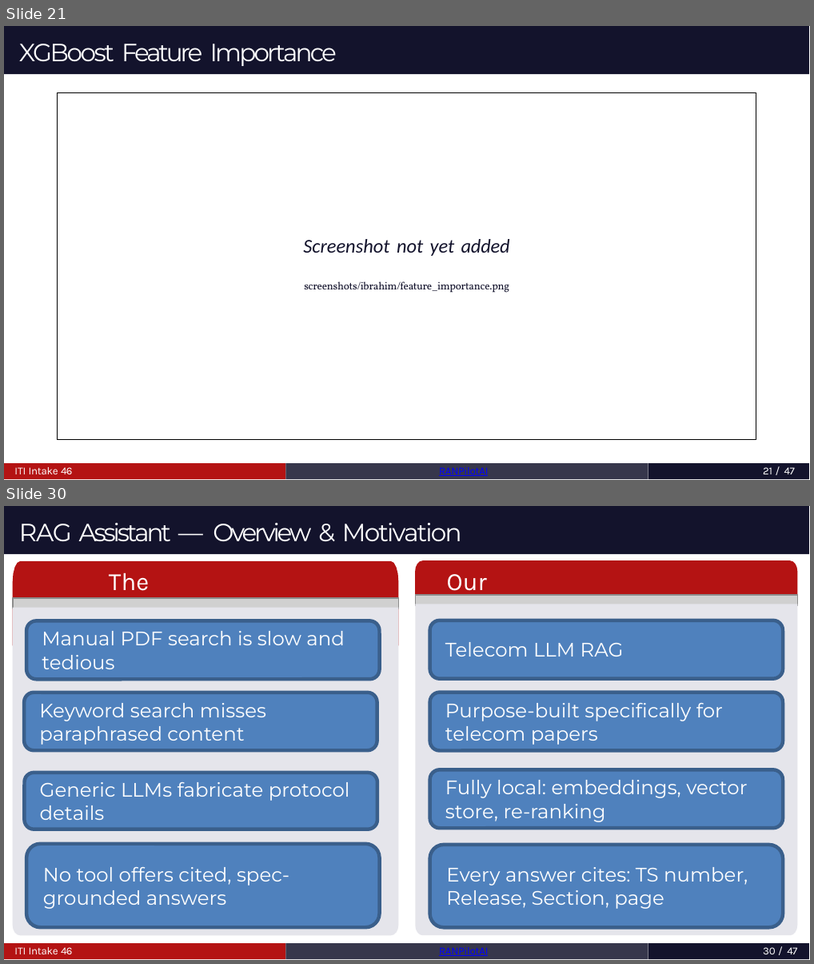
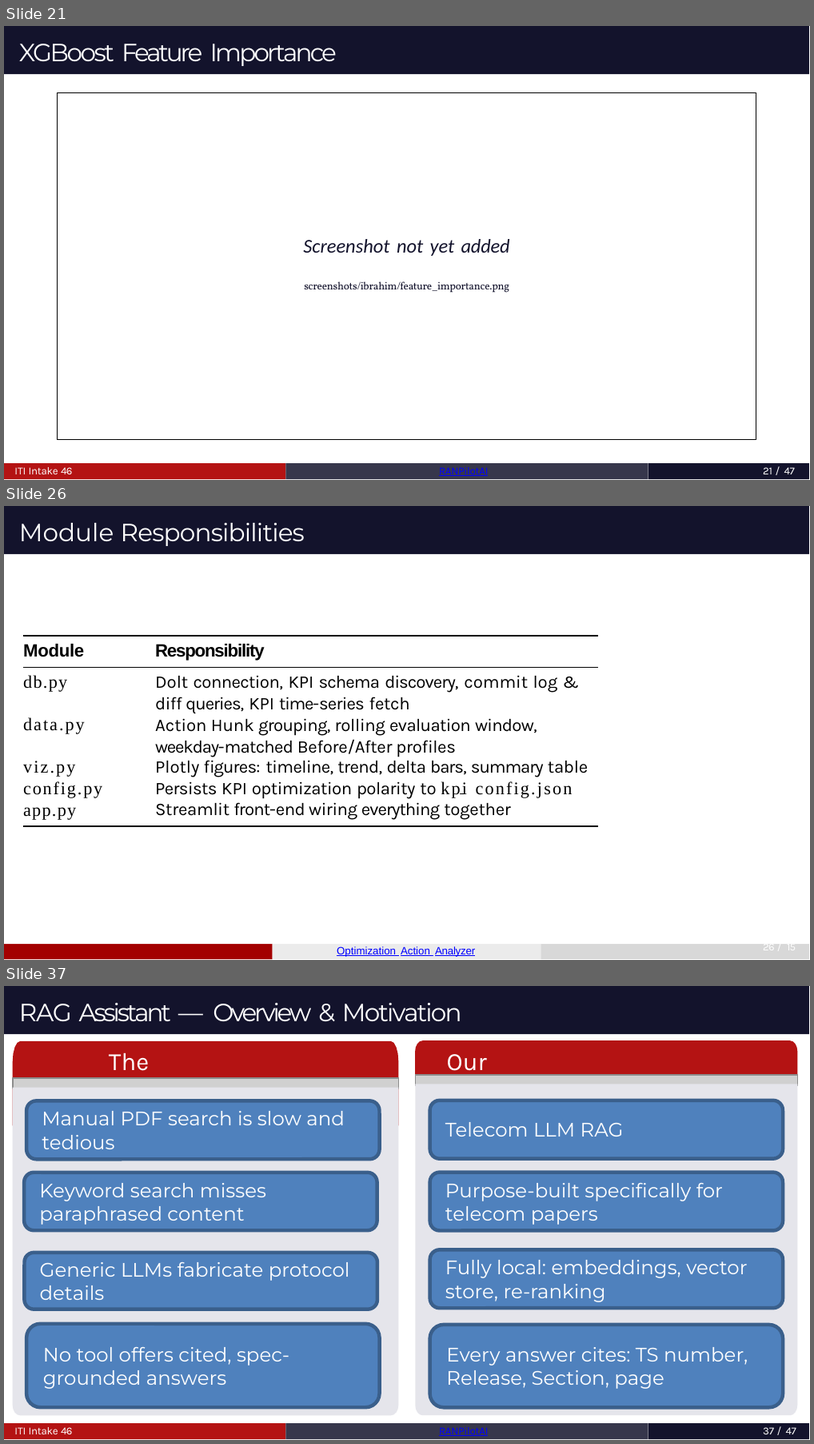
Before and after one commit to MahmoudAshrafYadem/ITI-Graduation_project, a slide deck: RANPilotAi_Graduation_Project_BOOK/presentation.pptx. Shown one above the other, each under a label of ours: slides 21 and 30 before the commit, slides 21, 26 and 37 after it; the slides between them are not shown. The pictures are 814x964 and 814x1444 pixels, drawn with LibreOffice and Linux fonts; fonts in the diff are those of the drawing; grey boxes stand for pictures. Boxes give left, top, right and bottom in pixels: in the first picture for what was removed or moved away, otherwise in the second. Text is boxed around its words. In the diff, an @@ line names an element or a change of style, - is before the commit and + after.

```diff
--- a/RANPilotAi_Graduation_Project_BOOK/presentation.pptx
+++ b/RANPilotAi_Graduation_Project_BOOK/presentation.pptx
@@ slide 26 added at <box>4,506,810,960</box>, background #FFFFFF; not listed: 1 template element that a slide beside it also shows @@
@@ title added at <box>19,523,305,546</box>, 14 pt, text #FFFFFF @@
+Module Responsibilities
@@ freeform shape added at <box>23,635,598,635</box>, outline #000000 0.87 pt @@
@@ text added at <box>23,644,84,657</box>, 10 pt, text #000000, bold @@
+Module
@@ text added at <box>155,644,264,660</box>, 10 pt, text #000000, bold @@
+Responsibility
@@ freeform shape added at <box>23,667,598,667</box>, outline #000000 0.54 pt @@
@@ text added at <box>23,675,67,692</box>, 10 pt, text #000000 @@
+db.py
@@ text added at <box>155,675,588,820</box>, 10 pt, text #000000 @@
+Dolt connection, KPI schema discovery, commit log & diff queries, KPI time-series fetch
+Action Hunk grouping, rolling evaluation window, weekday-matched Before/After profiles
+Plotly figures: timeline, trend, delta bars, summary table
+Persists KPI optimization polarity to kpi config.json
+Streamlit front-end wiring everything together
@@ text added at <box>23,717,84,734</box>, 10 pt, text #000000 @@
+data.py
@@ text added at <box>23,760,102,820</box>, 10 pt, text #000000 @@
+viz.py config.py app.py
@@ freeform shape added at <box>460,793,466,793</box>, outline #000000 0.4 pt @@
@@ freeform shape added at <box>23,825,598,825</box>, outline #000000 0.87 pt @@
@@ freeform shape added at <box>4,943,272,959</box>, fill #A30000 @@
@@ freeform shape added at <box>272,943,541,959</box>, fill #EBEBEB @@
@@ text added at <box>337,946,475,956</box>, 6 pt, text #0000FF, underline @@
+Optimization Action Analyzer
@@ freeform shape added at <box>541,943,809,959</box>, fill #D8D8D8 @@
@@ page number added at <box>763,939,796,952</box>, 6 pt, text #FFFFFF @@
+26 / 15
@@ what was slide 30 is now slide 37 @@
@@ page number at <box>763,1427,797,1434</box>: text changed @@
-30 / 47
+37 / 47
```
Also in this commit, not shown: 2 slides changed, 13 other slides added, 6 slides removed.
